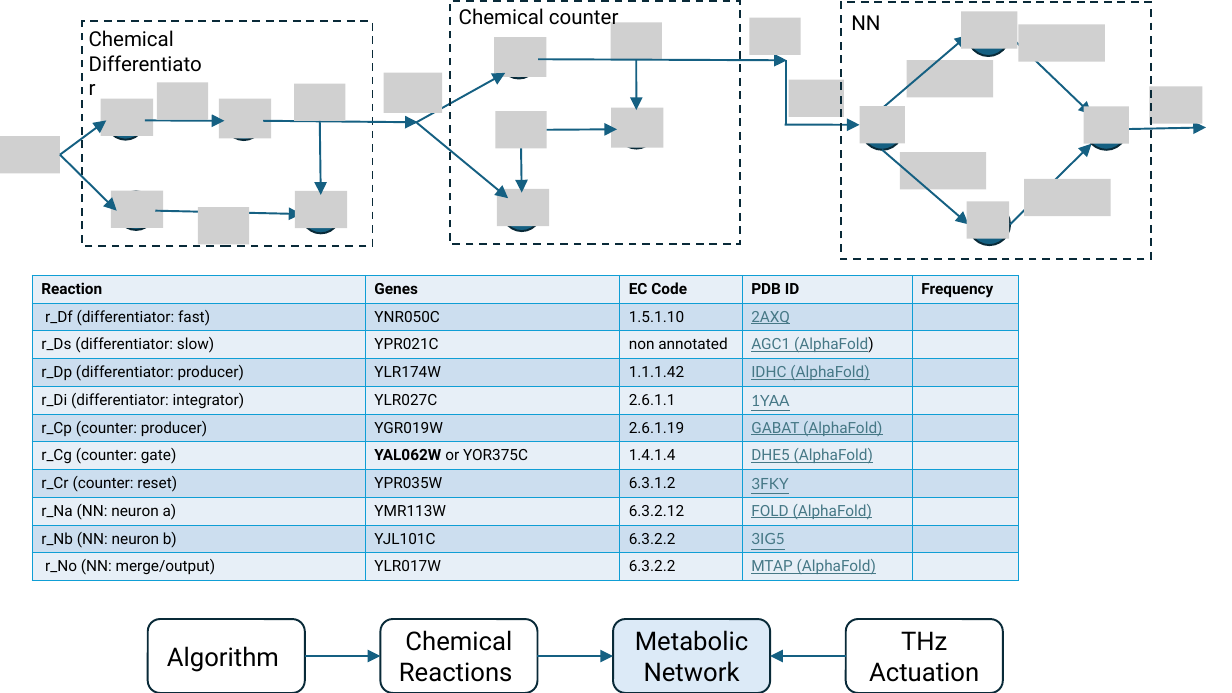
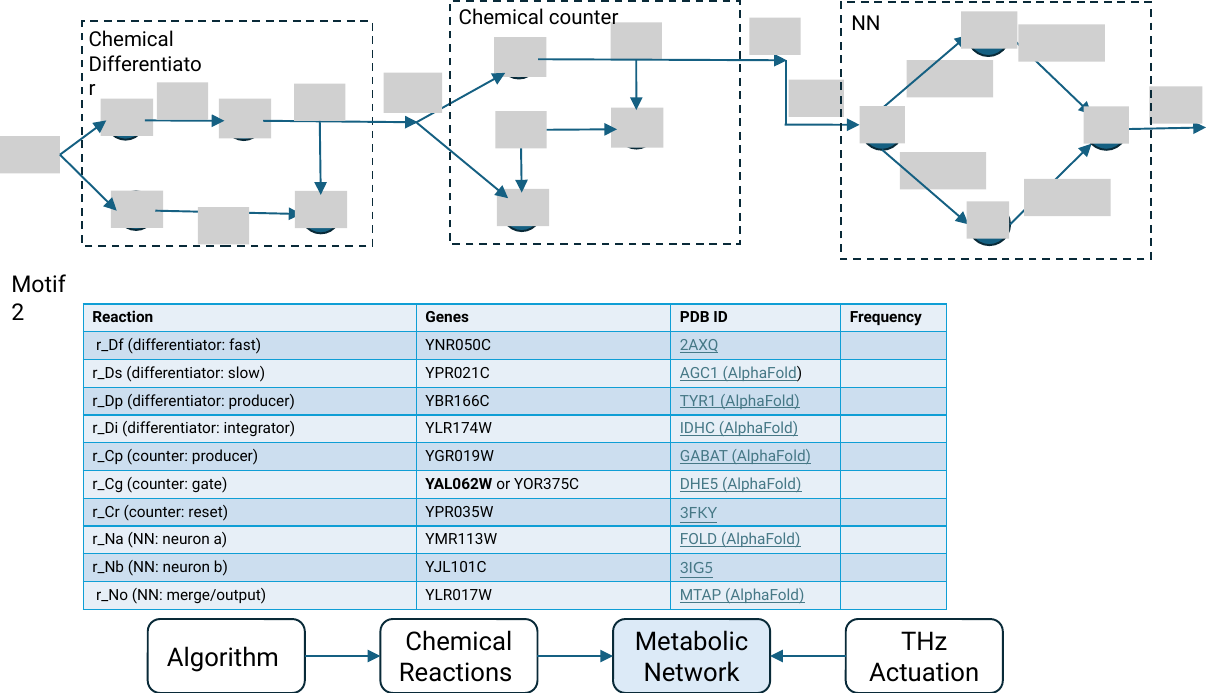
Before and after one commit to tkn-tub/bioelectrodynamics, a slide deck: slide 28 of slides/slides.pptx. Drawn at 1232x693 pixels with LibreOffice and Linux fonts; fonts in the diff are those of the drawing; grey boxes stand for pictures. Boxes give left, top, right and bottom in pixels: in the first picture for what was removed or moved away, otherwise in the second. Text is boxed around its words. In the diff, an @@ line names an element or a change of style, - is before the commit and + after.

Commit message:
motif 47

```diff
--- a/slides/slides.pptx
+++ b/slides/slides.pptx
@@ text added at (11,274,65,320), 18 pt, text #000000 @@
+Motif 2
@@ table at (83,304,946,609) @@
-column 2: Genes | YNR050C | YPR021C | YLR174W | YLR027C | YGR019W | YAL062W or YOR375C | YPR035W | YMR113W | YJL101C | YLR017W
-column 3: EC Code | 1.5.1.10 | non annotated | 1.1.1.42 | 2.6.1.1 | 2.6.1.19 | 1.4.1.4 | 6.3.1.2 | 6.3.2.12 | 6.3.2.2 | 6.3.2.2
-column 4: PDB ID | 2AXQ | AGC1 (AlphaFold) | IDHC (AlphaFold) | 1YAA | GABAT (AlphaFold) | DHE5 (AlphaFold) | 3FKY | FOLD (AlphaFold) | 3IG5 | MTAP (AlphaFold)
+column 2: Genes | YNR050C | YPR021C | YBR166C | YLR174W | YGR019W | YAL062W or YOR375C | YPR035W | YMR113W | YJL101C | YLR017W
+column 3: PDB ID | 2AXQ | AGC1 (AlphaFold) | TYR1 (AlphaFold) | IDHC (AlphaFold) | GABAT (AlphaFold) | DHE5 (AlphaFold) | 3FKY | FOLD (AlphaFold) | 3IG5 | MTAP (AlphaFold)
@@ table: place and size @@
-table at (32,275,1019,580)
+table at (83,304,946,609)
```
Also in this commit, not shown: 1 other slide changed, 4 slides added, 19 other files.
